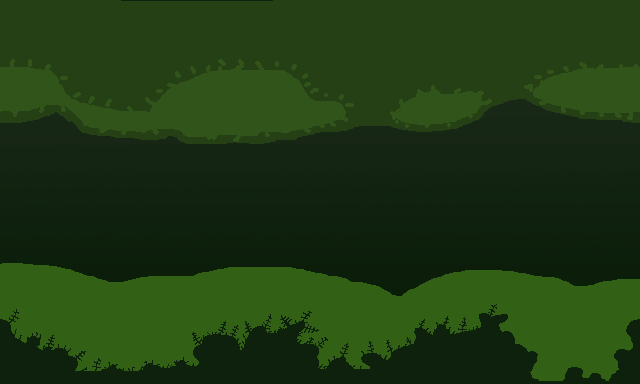
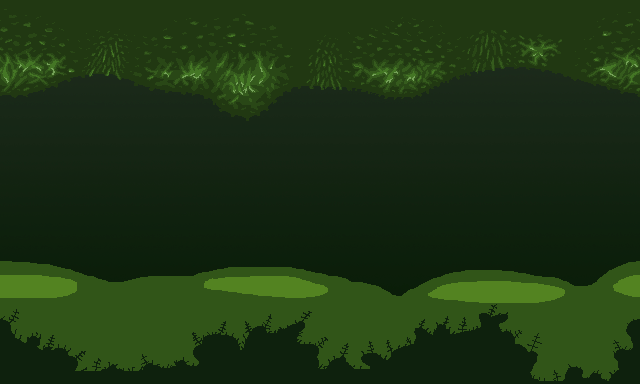
Layer changes from the first 640 x 384 image to the second:
added group "ForeGround" with 8 layers above "BackGround 1" over [0, 0, 640, 381]
added group "Top Foreground" with 5 layers in group "ForeGround" over [0, 0, 640, 121]
added layer "Top Foreground Shine" in group "Top Foreground" over [4, 34, 638, 95]
added layer "Top Foreground Light" in group "Top Foreground" over [0, 34, 640, 102]
added layer "Top Foreground Light Dark" in group "Top Foreground" over [0, 21, 640, 104]
added layer "Top Foregorund Dark" in group "Top Foreground" over [0, 9, 640, 113]
renamed "Top Foreground" to "Top Foreground Darkest", moved it into group "Top Foreground", painted on it over [0, 0, 640, 144]
added group "Bottom Foreground" (1st of 2, in "ForeGround") with 1 layers in group "ForeGround" over [0, 0, 640, 381]
moved "Bottom Foreground" (2nd of 2, in "ForeGround" › "Bottom Foreground") into group "Bottom Foreground", painted on it over [0, 0, 640, 381]
added group "BackGround 1" with 2 layers above "Random" over [0, 261, 640, 381]
added layer "Lager 5" in group "BackGround 1" over [0, 275, 640, 303]
moved "First Behind Tiles" into group "BackGround 1", painted on it over [0, 261, 640, 381]
added group "Random" with 4 layers over [0, 0, 640, 381]
moved "Furthest Away" into group "Random" over [0, 0, 640, 381]
